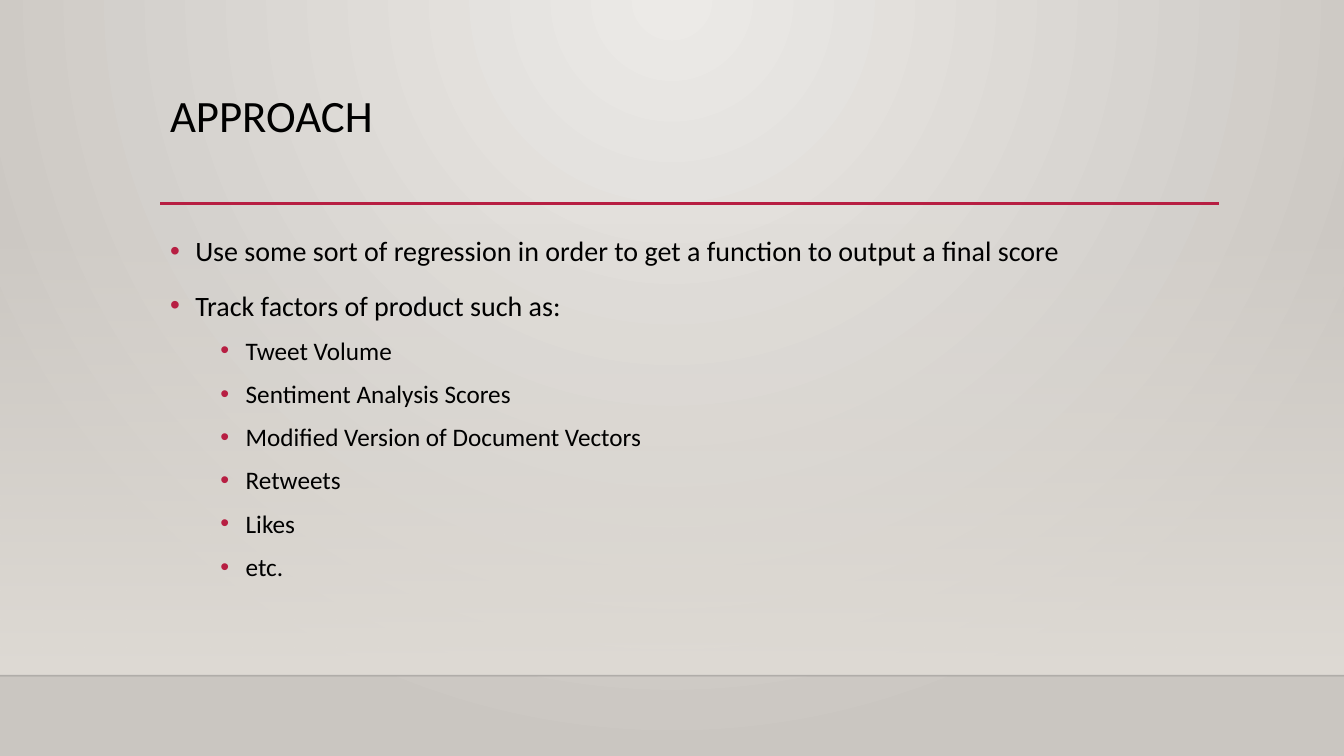
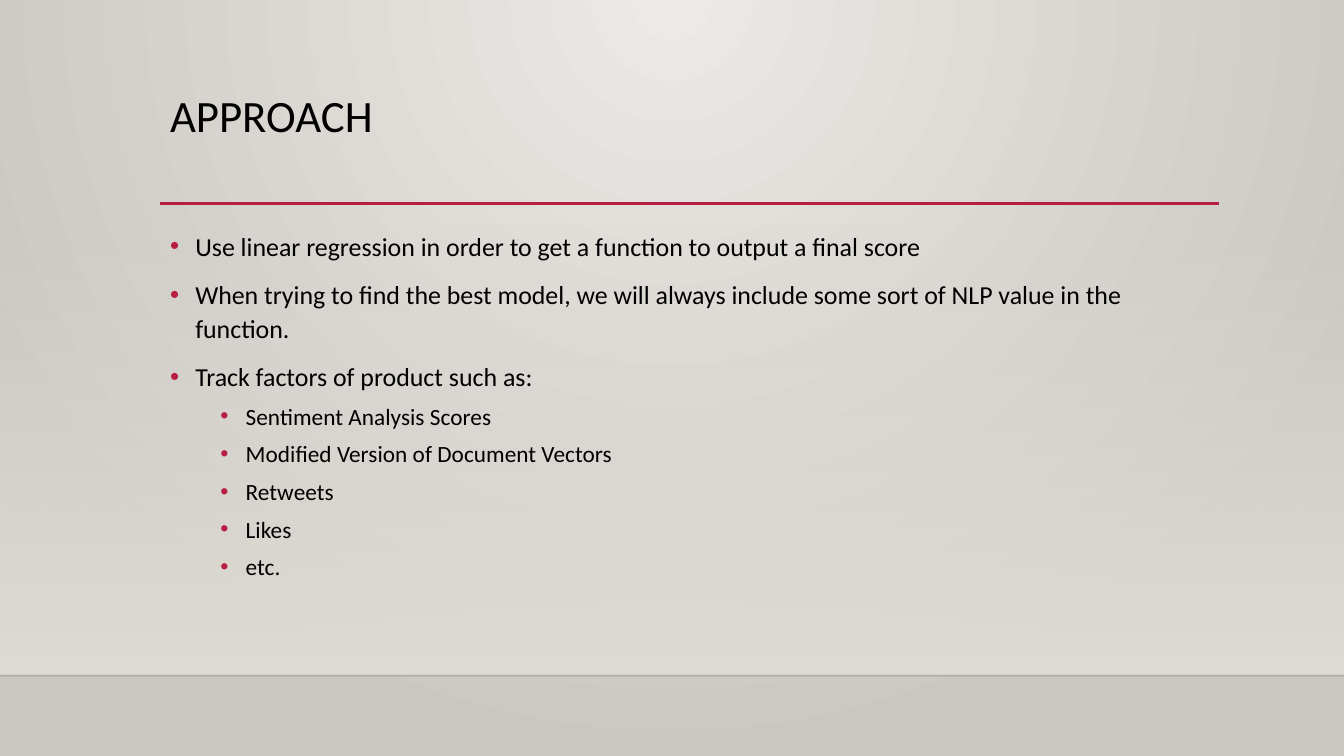
Before and after one commit to amspies/cse408, a slide deck: slide 5 of Project_3_Proposal.pptx (slide 4 before the commit). Drawn at 1344x756 pixels with LibreOffice and Linux fonts; fonts in the diff are those of the drawing; background and template pictures are left out. Boxes give left, top, right and bottom in pixels: in the first picture for what was removed or moved away, otherwise in the second. Text is boxed around its words. In the diff, an @@ line names an element or a change of style, - is before the commit and + after.

Commit message:
Updated Presentation

```diff
--- a/Project_3_Proposal.pptx
+++ b/Project_3_Proposal.pptx
@@ text at (195,238,1121,338): text changed; size 20 to 18.5 pt @@
-• Use some sort of regression in order to get a function to output a final score
+• Use linear regression in order to get a function to output a final score
+• When trying to find the best model, we will always include some sort of NLP value in the function.
@@ text at (246,342,392,360): paragraph removed @@
-  • Tweet Volume
@@ text at (195,368,611,575): size 20 to 18.5 pt in "Track factors of product such as:"; size 18 to 16.6 pt in "Sentiment Analysis Scores", "Modified Version of Document Vectors", "Retweets", "Likes" and 1 more places; line spacing 1.2 to 1.1 @@
```
Also in this commit, not shown: 3 slides added.
